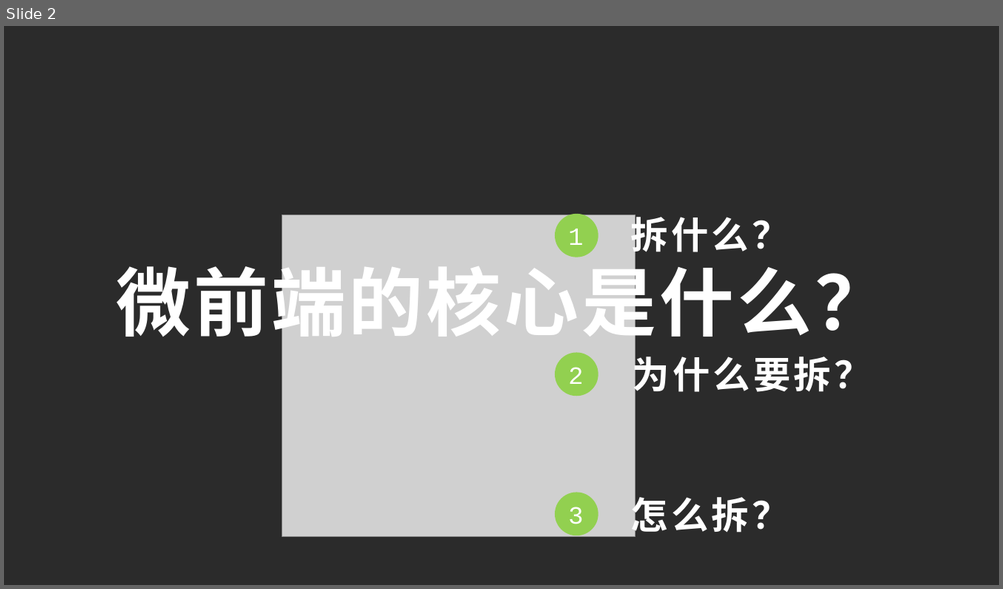
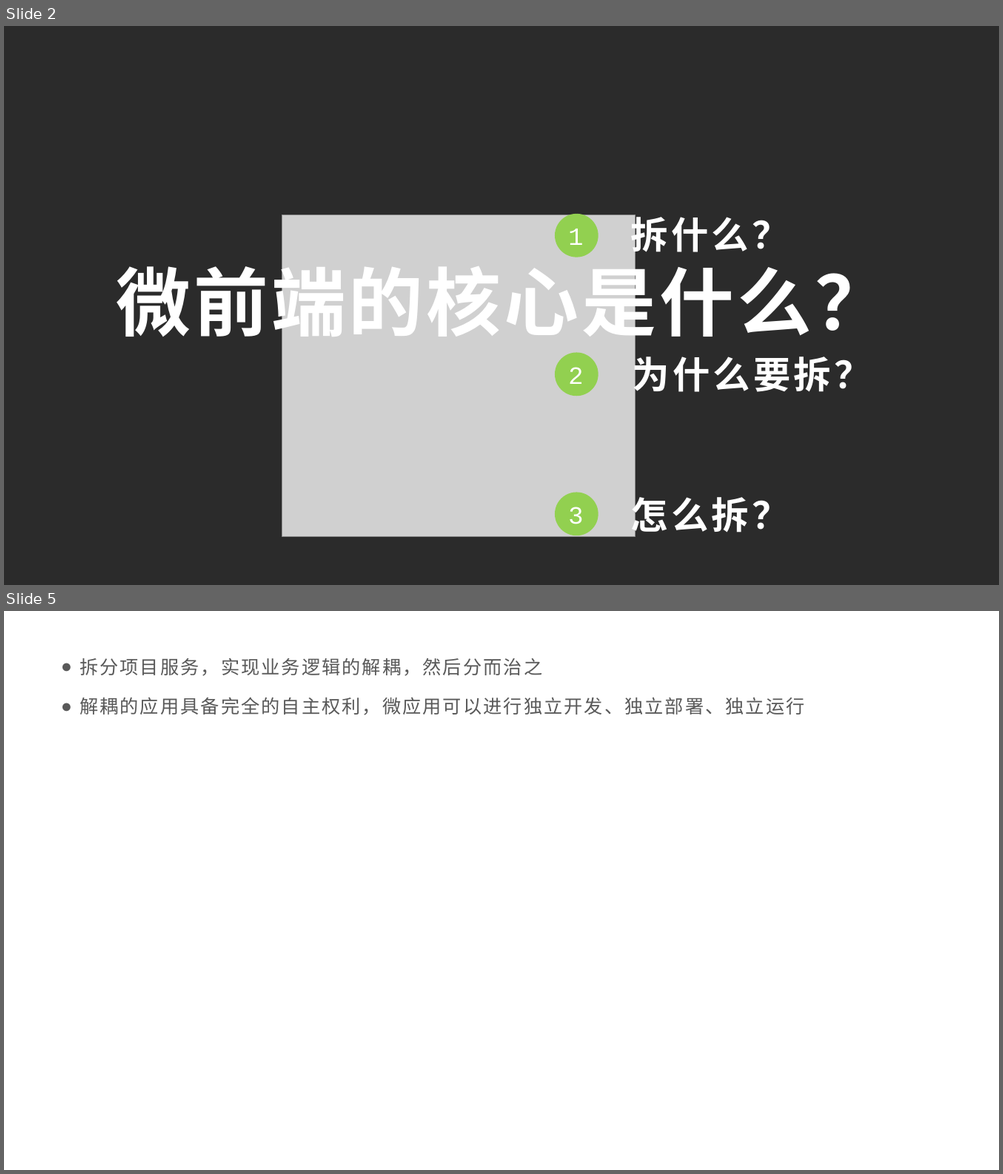
Before and after one commit to 549032340/my-note, a slide deck: MicroFrontends/MicroFrontEnds.pptx. Shown one above the other, each under a label of ours: slide 2 before the commit, slides 2 and 5 after it; the slides between them are not shown. The pictures are 1003x589 and 1003x1174 pixels, drawn with LibreOffice and Linux fonts; fonts in the diff are those of the drawing; grey boxes stand for pictures; background and template pictures are left out; a plain dark background stands for a picture behind light text. Boxes give left, top, right and bottom in pixels: in the first picture for what was removed or moved away, otherwise in the second. Text is boxed around its words. In the diff, an @@ line names an element or a change of style, - is before the commit and + after.

```diff
--- a/MicroFrontends/MicroFrontEnds.pptx
+++ b/MicroFrontends/MicroFrontEnds.pptx
@@ slide 5 added at <box>4,611,999,1170</box>, background picture (left out) @@
@@ text added at <box>79,658,805,715</box>, 18 pt, text #595959 @@
+● 拆分项目服务，实现业务逻辑的解耦，然后分而治之
+● 解耦的应用具备完全的自主权利，微应用可以进行独立开发、独立部署、独立运行
```
Also in this commit, not shown: 2 slides changed, 1 slide removed, 1 other file.
